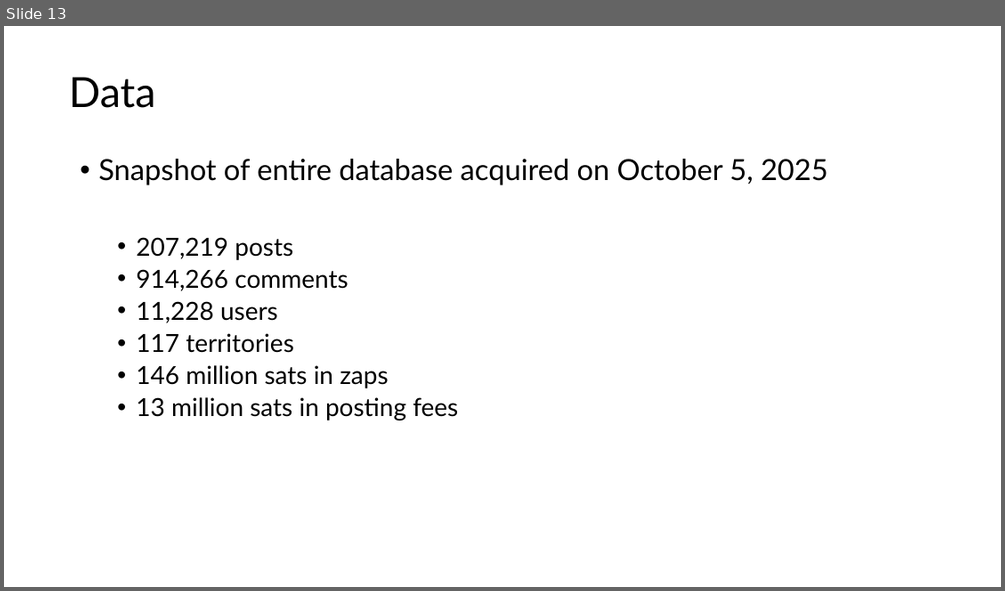
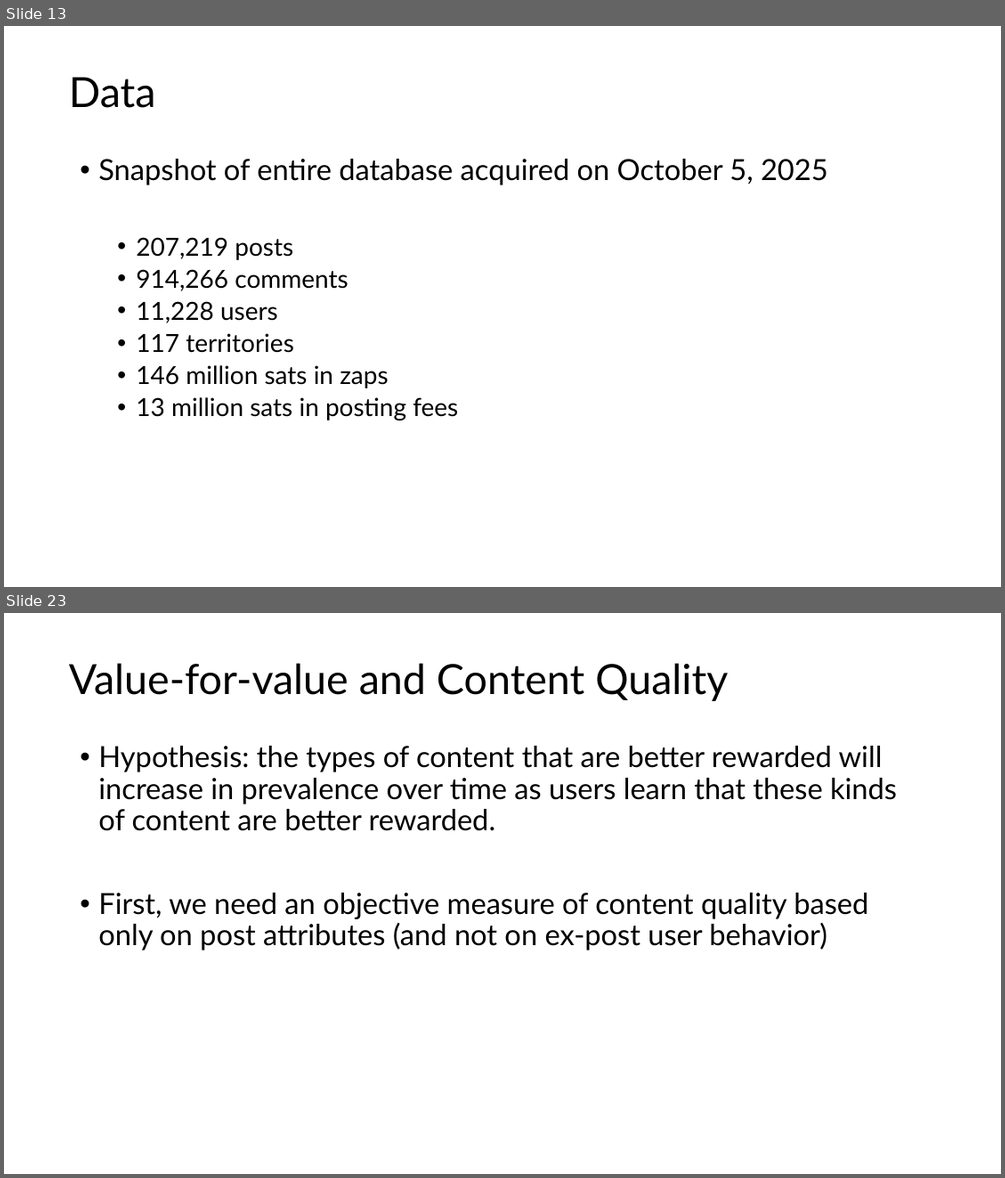
Before and after one commit to ed-kung/sn-research, a slide deck: presentations/2026-02-25-csun.pptx. Shown one above the other, each under a label of ours: slide 13 before the commit, slides 13 and 23 after it; the slides between them are not shown. The pictures are 1005x591 and 1005x1178 pixels, drawn with LibreOffice and Linux fonts; fonts in the diff are those of the drawing. Boxes give left, top, right and bottom in pixels: in the first picture for what was removed or moved away, otherwise in the second. Text is boxed around its words. In the diff, an @@ line names an element or a change of style, - is before the commit and + after.

```diff
--- a/presentations/2026-02-25-csun.pptx
+++ b/presentations/2026-02-25-csun.pptx
@@ slide 23 added at (x1=4, y1=613, x2=1001, y2=1174), background #FFFFFF @@
@@ title added at (x1=69, y1=663, x2=728, y2=701), 40 pt, text #000000 @@
+Value-for-value and Content Quality
@@ text added at (x1=98, y1=746, x2=897, y2=950), 28 pt, text #000000 @@
+• Hypothesis: the types of content that are better rewarded will increase in prevalence over time as users learn that these kinds of content are better rewarded.
+• First, we need an objective measure of content quality based only on post attributes (and not on ex-post user behavior)
```
Also in this commit, not shown: 19 other slides added, 1 other file.
